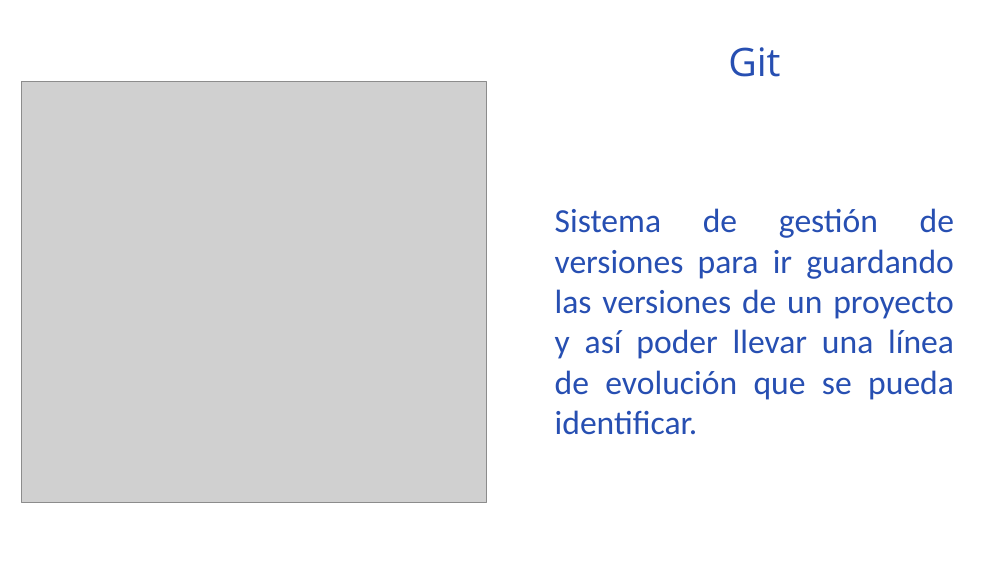
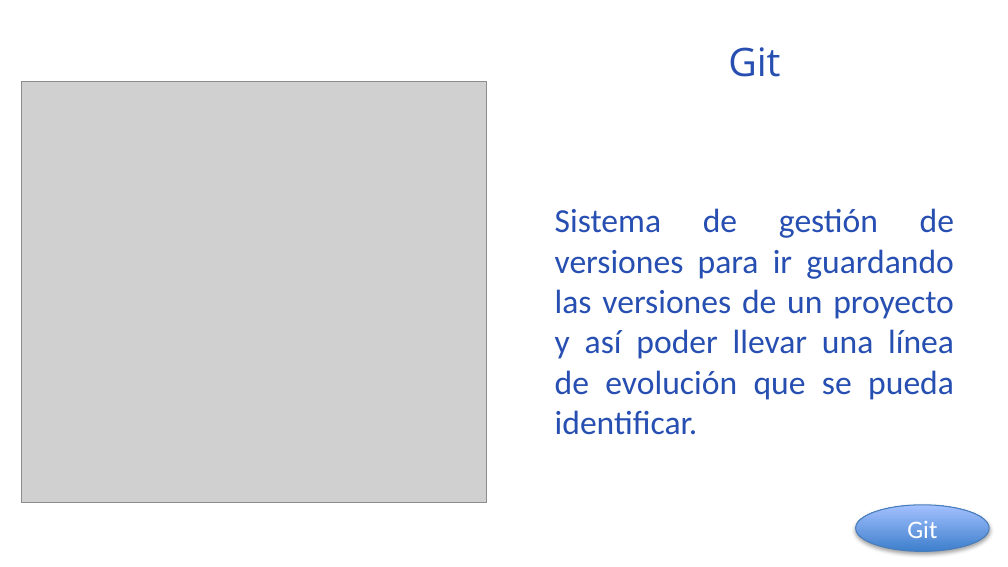
Before and after one commit to jackas779/proyecto, a slide deck: slide 9 of prestacion-proyecto.pptx (slide 8 before the commit). Drawn at 1008x567 pixels with LibreOffice and Linux fonts; fonts in the diff are those of the drawing; grey boxes stand for pictures; background and template pictures are left out. Boxes give left, top, right and bottom in pixels: in the first picture for what was removed or moved away, otherwise in the second. Text is boxed around its words. In the diff, an @@ line names an element or a change of style, - is before the commit and + after.

```diff
--- a/prestacion-proyecto.pptx
+++ b/prestacion-proyecto.pptx
@@ ellipse added at <box>856,505,990,551</box>, fill gradient #3F80CE to #A4C4FF, outline #4B7EBC 0.75 pt, 18 pt, text #FFFFFF @@
+Git
```
Also in this commit, not shown: 4 other slides changed, 1 slide added, 3 other files.
